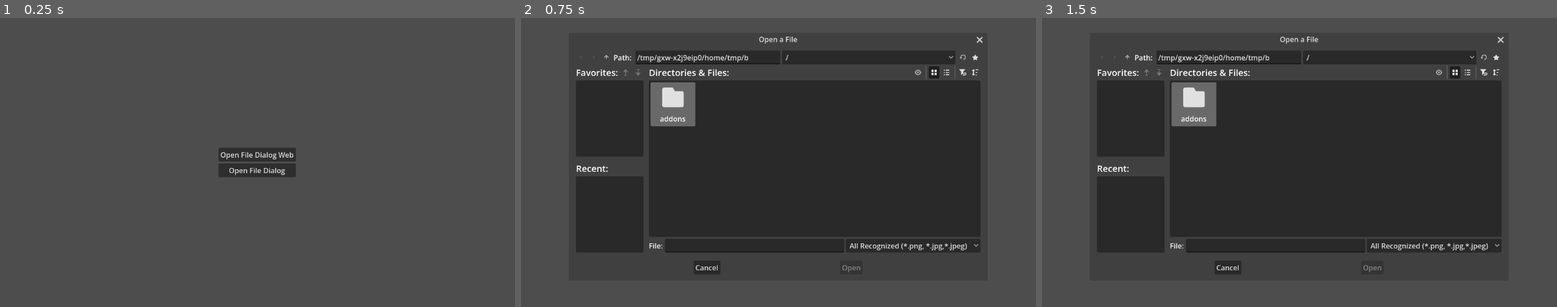
Above: before the commit, frames 1-3 (left to right).
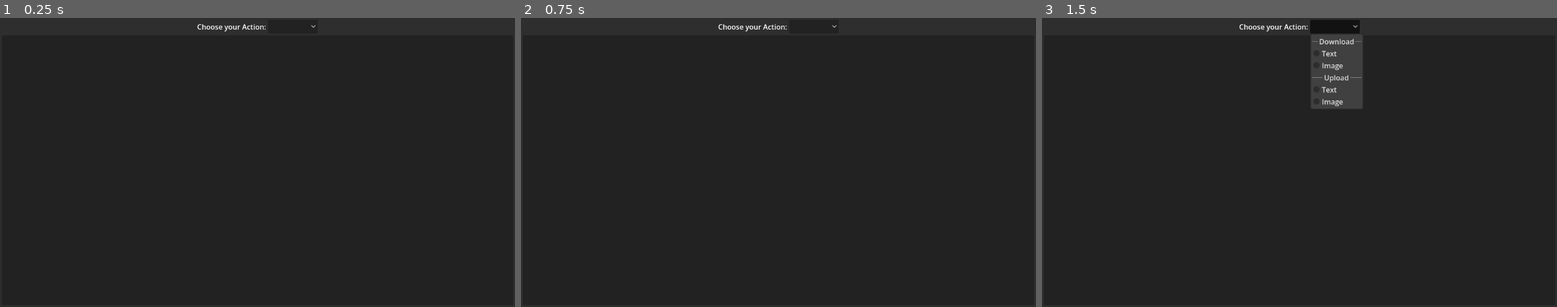
Above: after the commit, the same moments.

Repository: lajawi/godot-file-dialog-web-node
Game: Godot game, scene res://file_dialog_web.tscn
Two runs of this game, one before a commit and one after it. Both use one fixed random seed, a clock stepped at 60 frames per second and the inputs below.
Inputs (mouse positions are in pixels of both pictures, inside the frame that each line leads up to):
- Up to frame 1 (0.25 s): no input
- Up to frame 2 (0.75 s): click (778, 153) at 0.5 s, where only the run before the commit has a clickable "Open File Dialog Web"
- Up to frame 3 (1.5 s): click (1335, 26) at 1.27 s

The runs differ from the first frame. In frame 1, 99% of the frame differs, in the area x 0-100%, y 0-100%; in frame 2, 53%; in frame 3, 52%.

Commit message:
Add Example Scene & Implementation

Diff:
--- a/file_dialog_web.tscn
+++ b/file_dialog_web.tscn
@@ -1,23 +1,70 @@
 [gd_scene format=3 uid="uid://ljujidls0lna"]
 
 [ext_resource type="Script" uid="uid://b75unaeamgjm2" path="res://addons/file-dialog-web/file_dialog_web.gd" id="1_d75w3"]
+[ext_resource type="Script" uid="uid://lhem01m0035v" path="res://option_button.gd" id="2_acvag"]
+[ext_resource type="Texture2D" uid="uid://lchhg33do63k" path="res://example.png" id="3_anajk"]
+
+[sub_resource type="StyleBoxFlat" id="StyleBoxFlat_d75w3"]
+content_margin_left = 0.0
+content_margin_top = 0.0
+content_margin_right = 0.0
+content_margin_bottom = 0.0
+bg_color = Color(0.1, 0.1, 0.1, 0.6)
 
 [node name="Node" type="Node" unique_id=851985838]
 
-[node name="FileDialogWeb" type="FileDialog" parent="." unique_id=2011503193]
+[node name="DownloadDialogWeb" type="FileDialog" parent="." unique_id=2011503193]
 oversampling_override = 1.0
-title = "Open a File"
-file_mode = 0
+display_mode = 1
 access = 2
-filters = PackedStringArray("*.png;PNGs;image/png", "*.jpg,*.jpeg;JPEGs;image/jpeg")
 use_native_dialog = true
 script = ExtResource("1_d75w3")
 metadata/_custom_type_script = "uid://b75unaeamgjm2"
 
-[node name="FileDialog" type="FileDialog" parent="." unique_id=1279838868]
-title = "Open a File or Directory"
-file_mode = 3
+[node name="UploadTextDialogWeb" type="FileDialog" parent="." unique_id=167203348]
+oversampling_override = 1.0
+title = "Open a File"
+file_mode = 0
+display_mode = 1
 access = 2
+filters = PackedStringArray("*.txt;Text Files;text/plain", "*.md;Markdown Files;text/markdown")
+use_native_dialog = true
+script = ExtResource("1_d75w3")
+metadata/_custom_type_script = "uid://b75unaeamgjm2"
+
+[node name="UploadImageDialogWeb" type="FileDialog" parent="." unique_id=381504922]
+oversampling_override = 1.0
+title = "Open a File"
+file_mode = 0
+display_mode = 1
+access = 2
+filters = PackedStringArray("*.png;PNG Files;image/png", "*.jpg,*.jpeg;JPEG Files;image/jpeg")
+use_native_dialog = true
+script = ExtResource("1_d75w3")
+metadata/_custom_type_script = "uid://b75unaeamgjm2"
+
+[node name="DownloadDialog" type="FileDialog" parent="." unique_id=2047395080]
+oversampling_override = 1.0
+display_mode = 1
+access = 2
+use_native_dialog = true
+
+[node name="UploadTextDialog" type="FileDialog" parent="." unique_id=92718564]
+oversampling_override = 1.0
+title = "Open a File"
+file_mode = 0
+display_mode = 1
+access = 2
+filters = PackedStringArray("*.txt;Text Files;text/plain", "*.md;Markdown Files;text/markdown")
+use_native_dialog = true
+
+[node name="UploadImageDialog" type="FileDialog" parent="." unique_id=292872815]
+oversampling_override = 1.0
+title = "Open a File"
+file_mode = 0
+display_mode = 1
+access = 2
+filters = PackedStringArray("*.png;PNG Files;image/png", "*.jpg,*.jpeg;JPEG Files;image/jpeg")
 use_native_dialog = true
 
 [node name="CanvasLayer" type="CanvasLayer" parent="." unique_id=2075393158]
@@ -30,24 +77,87 @@
 grow_horizontal = 2
 grow_vertical = 2
 
-[node name="CenterContainer" type="CenterContainer" parent="CanvasLayer/Control" unique_id=1354072811]
+[node name="PanelContainer" type="PanelContainer" parent="CanvasLayer/Control" unique_id=1533357796]
 layout_mode = 1
 anchors_preset = 15
 anchor_right = 1.0
 anchor_bottom = 1.0
 grow_horizontal = 2
 grow_vertical = 2
+theme_override_styles/panel = SubResource("StyleBoxFlat_d75w3")
 
-[node name="VBoxContainer" type="VBoxContainer" parent="CanvasLayer/Control/CenterContainer" unique_id=1701030458]
+[node name="MarginContainer" type="MarginContainer" parent="CanvasLayer/Control/PanelContainer" unique_id=488756523]
+layout_mode = 2
+theme_override_constants/margin_left = 4
+theme_override_constants/margin_top = 4
+theme_override_constants/margin_right = 4
+theme_override_constants/margin_bottom = 4
+
+[node name="VBoxContainer" type="VBoxContainer" parent="CanvasLayer/Control/PanelContainer/MarginContainer" unique_id=1296026824]
 layout_mode = 2
 
-[node name="WebDialog" type="Button" parent="CanvasLayer/Control/CenterContainer/VBoxContainer" unique_id=2085903547]
+[node name="Topbar" type="CenterContainer" parent="CanvasLayer/Control/PanelContainer/MarginContainer/VBoxContainer" unique_id=1291520310]
 layout_mode = 2
-text = "Open File Dialog Web"
 
-[node name="DefaultDialog" type="Button" parent="CanvasLayer/Control/CenterContainer/VBoxContainer" unique_id=1020854327]
+[node name="HBoxContainer" type="HBoxContainer" parent="CanvasLayer/Control/PanelContainer/MarginContainer/VBoxContainer/Topbar" unique_id=96548853]
 layout_mode = 2
-text = "Open File Dialog"
 
-[connection signal="pressed" from="CanvasLayer/Control/CenterContainer/VBoxContainer/WebDialog" to="FileDialogWeb" method="popup_file_dialog_web"]
-[connection signal="pressed" from="CanvasLayer/Control/CenterContainer/VBoxContainer/DefaultDialog" to="FileDialog" method="popup_file_dialog"]
+[node name="Label" type="Label" parent="CanvasLayer/Control/PanelContainer/MarginContainer/VBoxContainer/Topbar/HBoxContainer" unique_id=1546995869]
+layout_mode = 2
+text = "Choose your Action:"
+
+[node name="OptionButton" type="OptionButton" parent="CanvasLayer/Control/PanelContainer/MarginContainer/VBoxContainer/Topbar/HBoxContainer" unique_id=2079676482 node_paths=PackedStringArray("_dialog_web_download", "_dialog_web_upload_text", "_dialog_web_upload_image", "_ui_text", "_ui_image")]
+layout_mode = 2
+tooltip_text = "Choose Action"
+allow_reselect = true
+item_count = 6
+popup/item_0/text = "Download"
+popup/item_0/id = 0
+popup/item_0/separator = true
+popup/item_1/text = "Text"
+popup/item_1/id = 1
+popup/item_2/text = "Image"
+popup/item_2/id = 2
+popup/item_3/text = "Upload"
+popup/item_3/id = 3
+popup/item_3/separator = true
+popup/item_4/text = "Text"
+popup/item_4/id = 4
+popup/item_5/text = "Image"
+popup/item_5/id = 5
+script = ExtResource("2_acvag")
+_dialog_web_download = NodePath("../../../../../../../../DownloadDialogWeb")
+_dialog_web_upload_text = NodePath("../../../../../../../../UploadTextDialogWeb")
+_dialog_web_upload_image = NodePath("../../../../../../../../UploadImageDialogWeb")
+_file_text_path = "res://example.md"
+_file_image = ExtResource("3_anajk")
+_ui_text = NodePath("../../../Content/MarginContainer/ScrollContainer/UploadedText")
+_ui_image = NodePath("../../../Content/MarginContainer/UploadedImage")
+
+[node name="Content" type="PanelContainer" parent="CanvasLayer/Control/PanelContainer/MarginContainer/VBoxContainer" unique_id=467549839]
+layout_mode = 2
+size_flags_vertical = 3
+
+[node name="MarginContainer" type="MarginContainer" parent="CanvasLayer/Control/PanelContainer/MarginContainer/VBoxContainer/Content" unique_id=1032437721]
+layout_mode = 2
+theme_override_constants/margin_left = 4
+theme_override_constants/margin_top = 4
+theme_override_constants/margin_right = 4
+theme_override_constants/margin_bottom = 4
+
+[node name="UploadedImage" type="TextureRect" parent="CanvasLayer/Control/PanelContainer/MarginContainer/VBoxContainer/Content/MarginContainer" unique_id=1627490889]
+layout_mode = 2
+expand_mode = 1
+stretch_mode = 5
+
+[node name="ScrollContainer" type="ScrollContainer" parent="CanvasLayer/Control/PanelContainer/MarginContainer/VBoxContainer/Content/MarginContainer" unique_id=239952993]
+layout_mode = 2
+
+[node name="UploadedText" type="Label" parent="CanvasLayer/Control/PanelContainer/MarginContainer/VBoxContainer/Content/MarginContainer/ScrollContainer" unique_id=713924737]
+custom_minimum_size = Vector2(200, 200)
+layout_mode = 2
+size_flags_horizontal = 3
+size_flags_vertical = 3
+autowrap_mode = 3
+
+[connection signal="item_selected" from="CanvasLayer/Control/PanelContainer/MarginContainer/VBoxContainer/Topbar/HBoxContainer/OptionButton" to="CanvasLayer/Control/PanelContainer/MarginContainer/VBoxContainer/Topbar/HBoxContainer/OptionButton" method="_on_item_selected"]
--- /dev/null
+++ b/option_button.gd
@@ -0,0 +1,137 @@
+extends OptionButton
+
+
+const DOWNLOAD_TEXT := 1
+const DOWNLOAD_IMAGE := 2
+const UPLOAD_TEXT := 4
+const UPLOAD_IMAGE := 5
+
+@export_group("Dialogs", "_dialog")
+@export var _dialog_web_download: FileDialogWeb
+@export var _dialog_web_upload_text: FileDialogWeb
+@export var _dialog_web_upload_image: FileDialogWeb
+
+@export_group("Example Files", "_file")
+@export_file var _file_text_path: String
+@export var _file_image: Texture2D
+
+@export_group("UI", "_ui")
+@export var _ui_text: Label
+@export var _ui_image: TextureRect
+
+
+func _ready() -> void:
+	if OS.has_feature("web"):
+		_dialog_web_upload_text.web_file_selected.connect(_on_web_file_selected)
+		_dialog_web_upload_image.web_file_selected.connect(_on_web_file_selected)
+	else:
+		_dialog_web_download.file_selected.connect(_on_file_selected)
+		_dialog_web_upload_text.file_selected.connect(_on_file_selected)
+		_dialog_web_upload_image.file_selected.connect(_on_file_selected)
+
+
+#region Option Button Selected
+func _on_item_selected(index: int) -> void:
+	match index:
+		DOWNLOAD_TEXT:
+			_download_text()
+		DOWNLOAD_IMAGE:
+			_download_image()
+		UPLOAD_TEXT:
+			_upload_text()
+		UPLOAD_IMAGE:
+			_upload_image()
+		_:
+			return
+
+
+func _download_text() -> void:
+	var file := FileAccess.open(_file_text_path, FileAccess.READ)
+	var _text := file.get_as_text()
+	file.close()
+
+	_dialog_web_download.file_buffer = _text.to_utf8_buffer()
+	_dialog_web_download.current_file = _file_text_path.get_file()
+	_dialog_web_download.popup_file_dialog_web()
+
+
+func _download_image() -> void:
+	var image := _file_image.get_image()
+
+	_dialog_web_download.file_buffer = image.save_png_to_buffer()
+	_dialog_web_download.current_file = _file_image.resource_path.get_file()
+	_dialog_web_download.popup_file_dialog_web()
+
+
+func _upload_text() -> void:
+	_dialog_web_upload_text.popup_file_dialog_web()
+
+
+func _upload_image() -> void:
+	_dialog_web_upload_image.popup_file_dialog_web()
+#endregion
+
+
+#region Normal File Dialog Handling
+func _on_file_selected(path: String) -> void:
+	match selected:
+		DOWNLOAD_TEXT:
+			var file := FileAccess.open(_file_text_path, FileAccess.READ)
+			var dest := FileAccess.open(path, FileAccess.WRITE)
+			dest.store_string(file.get_as_text())
+			dest.close()
+		DOWNLOAD_IMAGE:
+			var img := _file_image.get_image()
+			var ext := _file_image.resource_path.get_extension().to_lower()
+			match ext:
+				"png":
+					img.save_png(path)
+				"jpg", "jpeg":
+					img.save_jpg(path)
+		UPLOAD_TEXT:
+			var file := FileAccess.open(path, FileAccess.READ)
+			var _text := file.get_as_text()
+			file.close()
+			_display_upload(_text)
+		UPLOAD_IMAGE:
+			var image := Image.load_from_file(path)
+			var texture := PortableCompressedTexture2D.new()
+			texture.create_from_image(image, PortableCompressedTexture2D.COMPRESSION_MODE_LOSSLESS)
+			_display_upload("", texture)
+#endregion
+
+
+#region Web File Dialog Handling
+func _on_web_file_selected(file: FileDialogWeb.File) -> void:
+	match file.type.split("/")[0]:
+		"text":
+			_process_upload_text(file)
+		"image":
+			_process_upload_image(file)
+
+
+func _process_upload_text(file: FileDialogWeb.File) -> void:
+	_display_upload(file.data)
+
+
+func _process_upload_image(file: FileDialogWeb.File) -> void:
+	var data = Marshalls.base64_to_raw(file.data)
+	var image := Image.new()
+
+	match file.type:
+		"image/png":
+			image.load_png_from_buffer(data)
+		"image/jpeg":
+			image.load_jpg_from_buffer(data)
+
+	var texture := PortableCompressedTexture2D.new()
+	texture.create_from_image(image, PortableCompressedTexture2D.COMPRESSION_MODE_LOSSLESS)
+	_display_upload("", texture)
+#endregion
+
+
+#region Show Data
+func _display_upload(_text: String = "", texture: Texture2D = null) -> void:
+	_ui_text.text = _text
+	_ui_image.texture = texture
+#endregion
Binary file added: example.png
Not shown, added: example.png.import
Not shown, changed: export_presets.cfg
Not shown, added: option_button.gd.uid
Not shown, added: example.md
